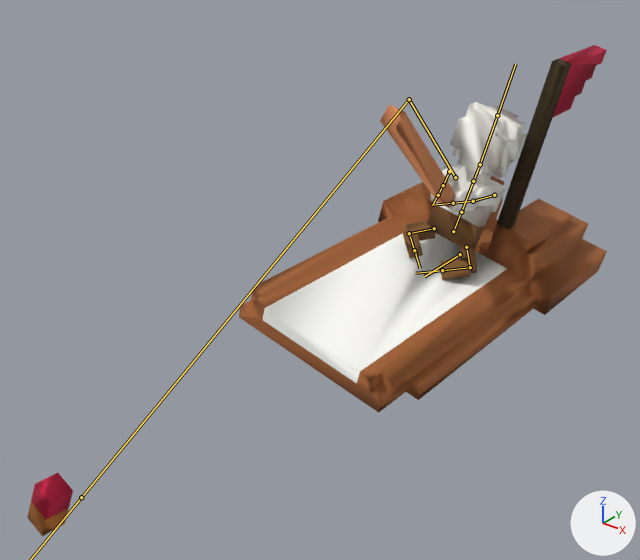
One commit to the FBX model Assets/Models/my_ship.fbx: the scene before it, then after it.
Rendered twice from a 50 mm camera at (3.14, -6.0, 2.99) aimed at (-0.22, -1.8, 0.38). Arrows for +X, +Y and +Z are at lower right; the lights stay in place. Both versions are drawn at frame 21 of the action 'Armature|fishing_end'; the numbers are the values there. The bones that bend it are drawn over the model as lines.

In view in the first picture: 'human_arm_l', 'human_arm_r', 'human_body', 'human_hand_l', 'human_hand_r', 'human_head', 'human_leg_l', 'human_leg_r', 'human_pelvis', 'human_toe_l', 'human_toe_r', 'jji', 'rod', 'ship'.
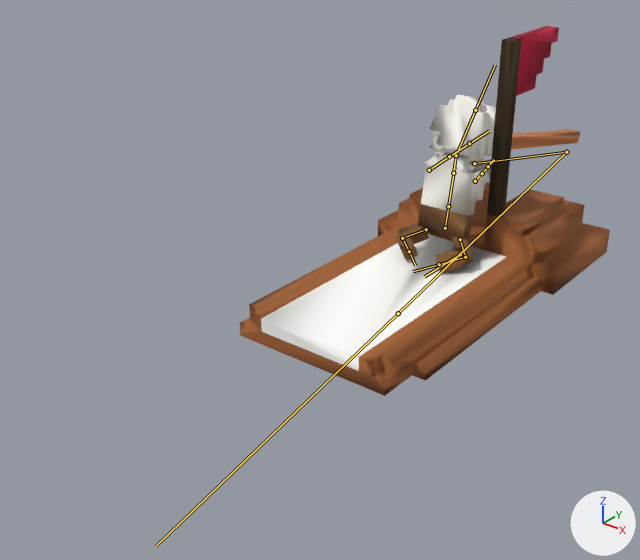
Commit message: Fix fishing ending motion

Location of each change, [x1, y1, x2, y2] in pixels of the pictures (640 x 560 px):
'ship', posed
    before: [239, 45, 607, 413]
    after: [240, 26, 610, 396]
'human_head', posed
    before: [450, 102, 526, 178]
    after: [430, 94, 496, 166]
'rod', posed
    before: [380, 105, 455, 207]
    after: [511, 129, 580, 150]
'human_body', posed
    before: [434, 164, 506, 227]
    after: [421, 153, 487, 216]
'jji', posed (not visible afterwards)
    before: [27, 473, 73, 536]
'human_pelvis', posed (17% shorter)
    before: [426, 204, 485, 249]
    after: [418, 204, 474, 241]
'human_toe_l', posed (17% taller)
    before: [440, 258, 471, 280]
    after: [435, 248, 467, 274]
'human_toe_r', posed (14% wider, 6% shorter)
    before: [403, 228, 423, 258]
    after: [395, 232, 418, 260]
'human_leg_r', posed
    before: [406, 221, 435, 241]
    after: [398, 223, 429, 244]
'human_leg_l', posed
    before: [460, 244, 477, 273]
    after: [452, 236, 473, 263]
'human_arm_r', posed
    before: [442, 166, 458, 187]
    after: [425, 153, 440, 166]
bone 'Bone.004', root to tip
    before: (480, 164) to (497, 115)
    after: (456, 155) to (475, 110)
bone 'Bone.005', root to tip
    before: (494, 195) to (473, 201)
    after: (475, 181) to (482, 173)
bone 'Bone.006', root to tip
    before: (473, 201) to (453, 203)
    after: (482, 173) to (488, 166)
bone 'Bone.009', root to tip
    before: (449, 171) to (443, 185)
    after: (429, 170) to (449, 156)
bone 'Bone.010', root to tip
    before: (443, 185) to (438, 195)
    after: (449, 156) to (469, 143)
bone 'Bone.013', root to tip
    before: (455, 177) to (409, 99)
    after: (474, 163) to (566, 152)
bone 'Bone.014', root to tip
    before: (409, 99) to (81, 497)
    after: (566, 152) to (398, 313)

The change in detail:
Bone 'Bone.001' (bone_bone_001) turns from (0, -13, 0) to (0, 0, 0) degrees about its own x, y and z.
Bone 'Bone.004' (bone_bone_004) turns from (6, 0, 0) to (-30, 0, 0) degrees about its own x, y and z.
Bone 'Bone.005' (bone_bone_005) turns from (75, -16, -114) to (-102, 10, 101) degrees about its own x, y and z.
Bone 'Bone.006' (bone_bone_006) turns from (-3, 3, -9) to (0, 0, 0) degrees about its own x, y and z.
Bone 'Bone.009' (bone_bone_009) turns from (70, -19, 20) to (-125, 15, -1) degrees about its own x, y and z.
Bone 'Bone.010' (bone_bone_010) turns from (11, -4, 0) to (0, 0, 0) degrees about its own x, y and z.
Bone 'Bone.013' (bone_bone_013) moves from (3.75, 2.88, -4.63) to (3.75, -0.86, -3.83).
Bone 'Bone.013' (bone_bone_013) turns from (-38, -1, -5) to (170, -1, 5) degrees about its own x, y and z.
Bone 'Bone.014' (bone_bone_014) turns from (-96, 8, -1) to (27, -2, -1) degrees about its own x, y and z.
Bone 'Bone.014' (bone_bone_014) is rescaled from (1.37, 1.6, 1.2) to (1.35, 1.4, 1.32).
